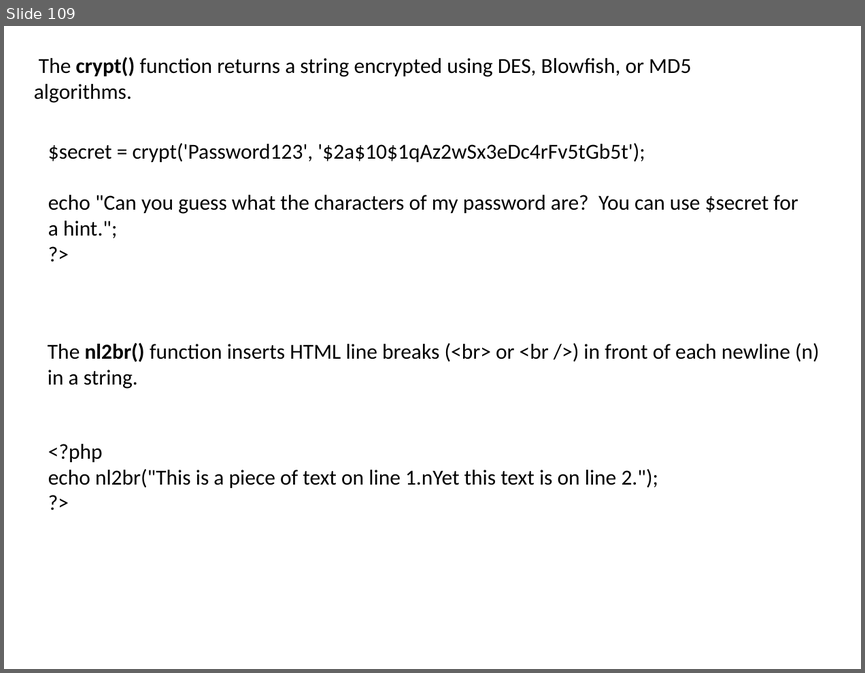
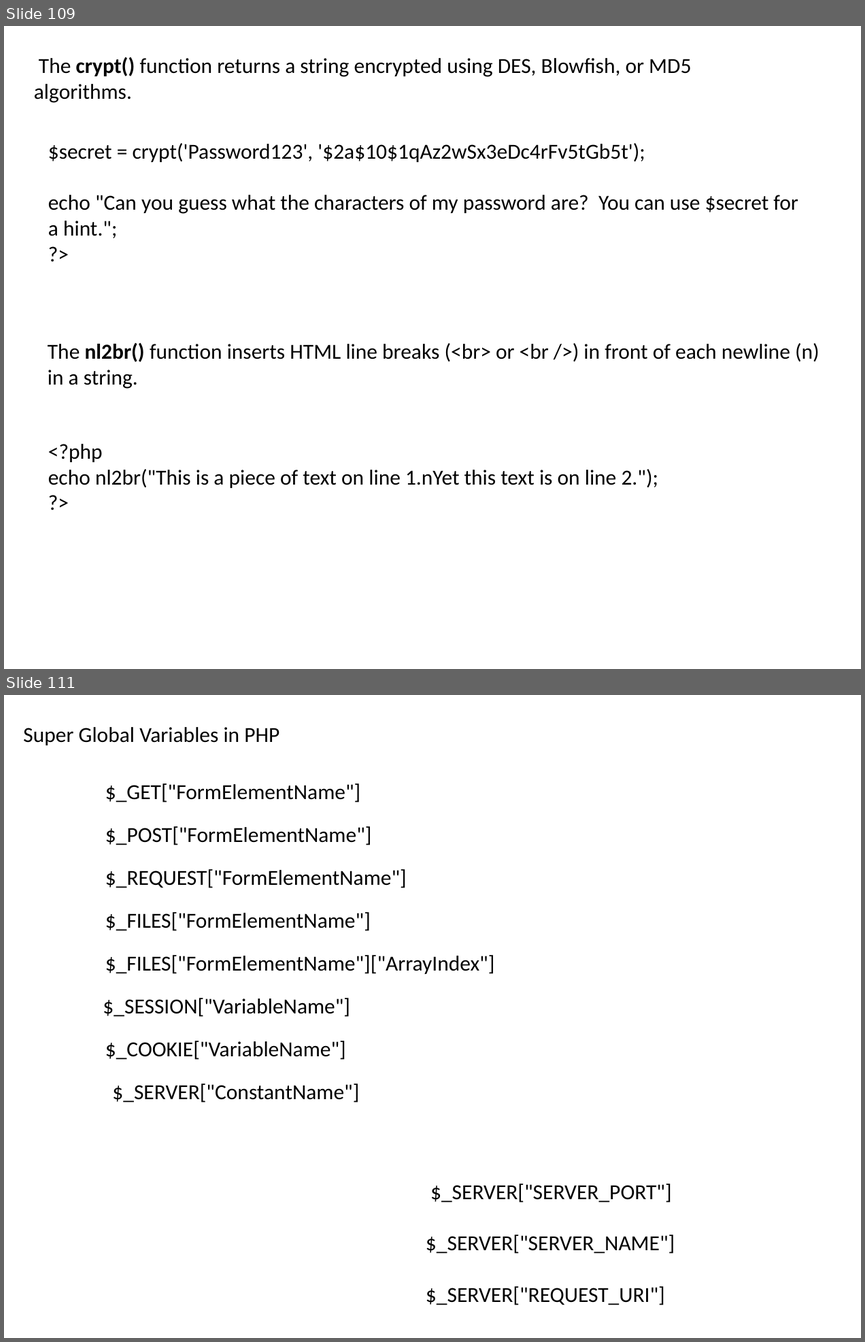
Before and after one commit to sanjay70sharma/PHP, a slide deck: PHP.pptx. Shown one above the other, each under a label of ours: slide 109 before the commit, slides 109 and 111 after it; the slides between them are not shown. The pictures are 865x673 and 865x1342 pixels, drawn with LibreOffice and Linux fonts; fonts in the diff are those of the drawing. Boxes give left, top, right and bottom in pixels: in the first picture for what was removed or moved away, otherwise in the second. Text is boxed around its words. In the diff, an @@ line names an element or a change of style, - is before the commit and + after.

```diff
--- a/PHP.pptx
+++ b/PHP.pptx
@@ slide 111 added at box(4, 695, 861, 1338), background #FFFFFF @@
@@ text added at box(23, 727, 279, 745), 18 pt, text #000000 @@
+Super Global Variables in PHP
@@ text added at box(105, 783, 361, 802), 18 pt, text #000000 @@
+$_GET["FormElementName"]
@@ text added at box(105, 826, 372, 845), 18 pt, text #000000 @@
+$_POST["FormElementName"]
@@ text added at box(105, 869, 407, 888), 18 pt, text #000000 @@
+$_REQUEST["FormElementName"]
@@ text added at box(105, 912, 371, 931), 18 pt, text #000000 @@
+$_FILES["FormElementName"]
@@ text added at box(105, 955, 495, 974), 18 pt, text #000000 @@
+$_FILES["FormElementName"]["ArrayIndex"]
@@ text added at box(103, 998, 350, 1017), 18 pt, text #000000 @@
+$_SESSION["VariableName"]
@@ text added at box(105, 1040, 346, 1059), 18 pt, text #000000 @@
+$_COOKIE["VariableName"]
@@ text added at box(112, 1083, 359, 1102), 18 pt, text #000000 @@
+$_SERVER["ConstantName"]
@@ text added at box(426, 1183, 674, 1305), 18 pt, text #000000 @@
+$_SERVER["SERVER_PORT"]
+$_SERVER["SERVER_NAME"]
+$_SERVER["REQUEST_URI"]
```
Also in this commit, not shown: 26 other slides added.
